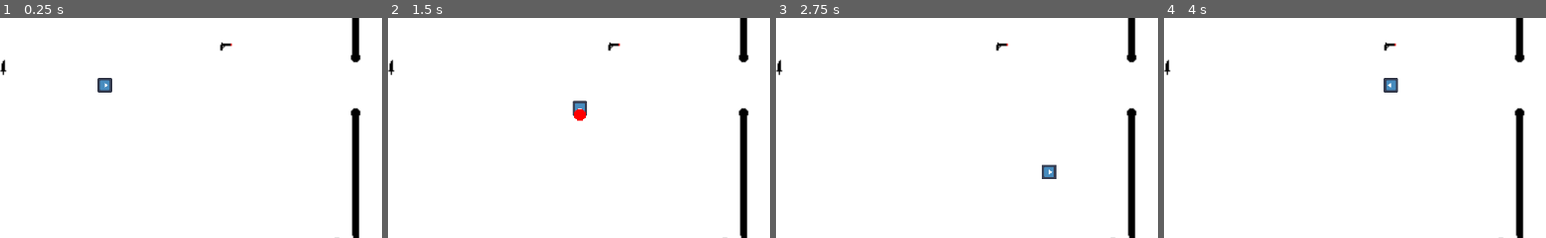
Above: before the commit, frames 1-4 (left to right).
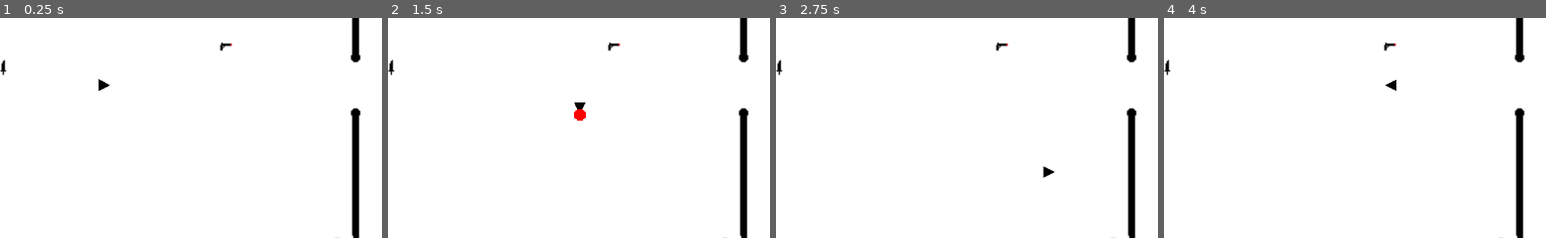
Above: after the commit, the same moments.

Repository: haihala/SGH-winter-jam-2025
Game: Godot game, scene res://level/world.tscn
Two runs of this game, one before a commit and one after it. Both use one fixed random seed, a clock stepped at 60 frames per second and the inputs below. The engine's default icon, where the game draws it, is replaced by a stand-in: a white triangle on a blue panel in a dark square.
Inputs:
- Up to frame 1 (0.25 s): no input
- Up to frame 2 (1.5 s): tap Enter at 0.5 s; hold D (right) 0.53-1.28 s; tap Space (attack) at 0.6, 1.35 s; hold S (down) from 1.28 s (still down)
- Up to frame 3 (2.75 s): release S (down) at 2.03 s; hold D (right) from 2.03 s (still down); tap Space (attack) at 2.1 s
- Up to frame 4 (4 s): release D (right) at 2.78 s; hold W (up) 2.78-3.53 s; tap Space (attack) at 2.85, 3.6 s; hold A (left) from 3.53 s (still down)
The pictures show only the part of the screen within x 35-85%, y 35-85%; the shares and areas given below are measured in that part.

The runs differ from the first frame. In frame 1, 0.3% of the frame differs, in the area x 25-30%, y 27-34%; in frame 2, 0.2%; in frame 3, 0.3%, in the area x 69-74%, y 66-74%; in frame 4, 0.3%.

Commit message:
Draw player as a triangle

Diff:
--- /dev/null
+++ b/player/player.gdshader
@@ -0,0 +1,9 @@
+shader_type canvas_item;
+
+
+void fragment() {
+	vec2 coords = vec2((UV.x-0.5)*2.0, UV.y);
+
+	float alpha = float(abs(coords.x) - coords.y < 0.0);
+	COLOR = vec4(0.0, 0.0, 0.0, alpha);
+}
--- a/player/player.tscn
+++ b/player/player.tscn
@@ -1,7 +1,12 @@
-[gd_scene load_steps=4 format=3 uid="uid://c38l8ju1ba25j"]
+[gd_scene load_steps=6 format=3 uid="uid://c38l8ju1ba25j"]
 
 [ext_resource type="Script" path="res://player/player.gd" id="1_jyoey"]
-[ext_resource type="Texture2D" uid="uid://cunymnrng42sm" path="res://player/icon.svg" id="1_shs7n"]
+[ext_resource type="Shader" path="res://player/player.gdshader" id="2_ms42k"]
+
+[sub_resource type="ShaderMaterial" id="ShaderMaterial_v28hc"]
+shader = ExtResource("2_ms42k")
+
+[sub_resource type="CanvasTexture" id="CanvasTexture_m8tu2"]
 
 [sub_resource type="CircleShape2D" id="CircleShape2D_8jqps"]
 radius = 64.0312
@@ -11,8 +16,10 @@
 script = ExtResource("1_jyoey")
 
 [node name="Sprite2D" type="Sprite2D" parent="."]
+material = SubResource("ShaderMaterial_v28hc")
 rotation = 1.5708
-texture = ExtResource("1_shs7n")
+scale = Vector2(100, 100)
+texture = SubResource("CanvasTexture_m8tu2")
 
 [node name="CollisionShape2D" type="CollisionShape2D" parent="."]
 shape = SubResource("CircleShape2D_8jqps")
